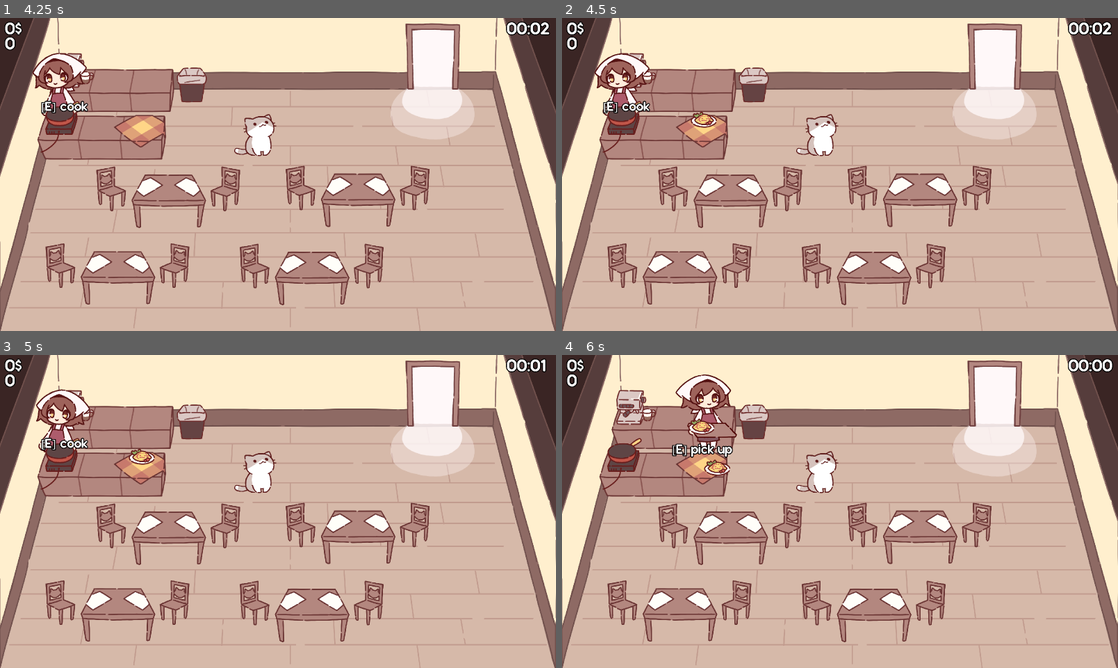
Above: before the commit, frames 1-4 (two rows, left to right).
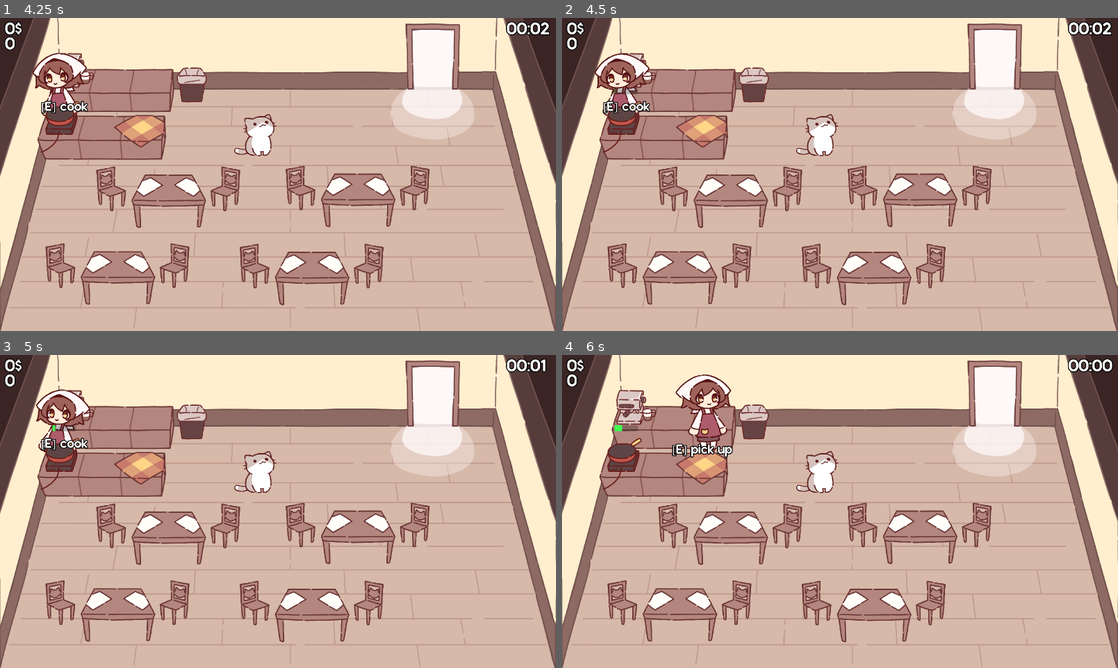
Above: after the commit, the same moments.

Repository: NuTrynity/Little-Cat-Cafe
Game: Godot game, scene res://Nodes/UI/main_menu.tscn
The game is run twice, just before and just after one commit, with the same random seed, the same clock (stepped at 60 frames per second) and the same inputs.
Inputs:
- Up to frame 1 (4.25 s): click "Play" at 0.5 s; hold E (interact) 1.28-2.03 s; hold W (move_up) 1.28-2.78 s; tap E (interact) at 2.1, 3.6 s; hold E (interact) 2.78-3.53 s; hold A (move_left) from 2.78 s (still down)
- Up to frame 2 (4.5 s): release A (move_left) at 4.28 s; hold S (move_down) from 4.28 s (still down); hold E (interact) from 4.28 s (still down)
- Up to frame 3 (5 s): keep holding S (move_down); keep holding E (interact)
- Up to frame 4 (6 s): release S (move_down) at 5.03 s; release E (interact) at 5.03 s; hold Right (move_right) 5.03-5.78 s; tap E (interact) at 5.1 s; hold W (move_up) from 5.78 s (still down); hold E (interact) from 5.78 s (still down)

Frame 1 is identical in both runs. In frame 2, 0.2% of the frame differs, in the area x 9-28%, y 22-36%; in frame 3, 0.2%; in frame 4, 0.6%, in the area x 9-32%, y 20-39%.

Commit message:
fixed meal position and added progress bar when cooking

Diff:
--- a/Nodes/ObjectNodes/coffee_machine.tscn
+++ b/Nodes/ObjectNodes/coffee_machine.tscn
@@ -1,8 +1,9 @@
-[gd_scene load_steps=5 format=3 uid="uid://yom2vulkaxjp"]
+[gd_scene load_steps=6 format=3 uid="uid://yom2vulkaxjp"]
 
 [ext_resource type="Script" path="res://Scripts/ObjectScripts/coffee_machine.gd" id="1_gqmvo"]
 [ext_resource type="Texture2D" uid="uid://bnnb00ku0tov" path="res://Sprites/coffee_machine.png" id="1_kbj0r"]
 [ext_resource type="PackedScene" uid="uid://838dejx73cqo" path="res://Nodes/Components/interation_area.tscn" id="2_c51e1"]
+[ext_resource type="PackedScene" uid="uid://clyltbvntfwx8" path="res://Nodes/UI/cooking_progress.tscn" id="4_5jrmp"]
 
 [sub_resource type="CapsuleShape2D" id="CapsuleShape2D_s075q"]
 radius = 83.0
@@ -21,3 +22,6 @@
 [node name="CollisionShape2D" type="CollisionShape2D" parent="InteractionArea"]
 position = Vector2(0, 41)
 shape = SubResource("CapsuleShape2D_s075q")
+
+[node name="CookingProgress" parent="." instance=ExtResource("4_5jrmp")]
+bar_max = 30.0
--- a/Nodes/ObjectNodes/fryPan.tscn
+++ b/Nodes/ObjectNodes/fryPan.tscn
@@ -1,8 +1,9 @@
-[gd_scene load_steps=5 format=3 uid="uid://cm422xf5fxbvw"]
+[gd_scene load_steps=6 format=3 uid="uid://cm422xf5fxbvw"]
 
 [ext_resource type="Texture2D" uid="uid://dl61tri8vf8b5" path="res://Sprites/fry pan.png" id="1_rwskh"]
 [ext_resource type="Script" path="res://Scripts/ObjectScripts/fryingpan.gd" id="1_xxv0c"]
 [ext_resource type="PackedScene" uid="uid://838dejx73cqo" path="res://Nodes/Components/interation_area.tscn" id="2_itw3e"]
+[ext_resource type="PackedScene" uid="uid://clyltbvntfwx8" path="res://Nodes/UI/cooking_progress.tscn" id="4_5f0mw"]
 
 [sub_resource type="CircleShape2D" id="CircleShape2D_h61jx"]
 radius = 81.1542
@@ -21,3 +22,6 @@
 [node name="CollisionShape2D" type="CollisionShape2D" parent="InteractionArea"]
 position = Vector2(-14, 71)
 shape = SubResource("CircleShape2D_h61jx")
+
+[node name="CookingProgress" parent="." instance=ExtResource("4_5f0mw")]
+bar_max = 50.0
--- /dev/null
+++ b/Nodes/UI/cooking_progress.tscn
@@ -0,0 +1,15 @@
+[gd_scene load_steps=3 format=3 uid="uid://clyltbvntfwx8"]
+
+[ext_resource type="Script" path="res://Scripts/UIScripts/CookingProgress.gd" id="1_uds0u"]
+
+[sub_resource type="StyleBoxFlat" id="StyleBoxFlat_r2k4l"]
+bg_color = Color(0.235294, 1, 0.309804, 1)
+
+[node name="CookingProgress" type="ProgressBar"]
+visible = false
+z_index = 1
+offset_right = 108.0
+offset_bottom = 27.0
+theme_override_styles/fill = SubResource("StyleBoxFlat_r2k4l")
+show_percentage = false
+script = ExtResource("1_uds0u")
--- a/Scripts/CharacterScripts/NPC.gd
+++ b/Scripts/CharacterScripts/NPC.gd
@@ -93,7 +93,6 @@
 			aiMvt.approach_target()
 			walk_animation()
 
-
 func sit_area_act_setup():
 	patience_timer_setup()
 	patience_bar.value = patience
@@ -160,8 +159,6 @@
 	eat_timer.one_shot = true
 	eat_timer.wait_time = 5
 	eat_timer.connect("timeout", _on_meal_finished)
-
-
 
 func _on_player_give_meal():
 	if GlobalScript.inventory[meal_i_want]["count"] > 0:
@@ -176,13 +173,18 @@
 		player_resources.money += GlobalScript.meal_types[meal_i_want]["price"]
 
 func grab_meal(meal):
+	var sit_area = aiMvt.target as SitArea
 	player_resources.carry_amt -= 1
 	meal.get_parent().remove_child(meal)
 	add_child(meal)
 	meal.global_position = self.global_position
 	meal.position.y -= 100
-	meal.position.x += 100
 	current_meal = meal
+
+	if sit_area.facing_left:
+		meal.position.x -= 100
+	else:
+		meal.position.x += 100
 
 '''
 func _on_chair_detector_area_entered(area):
--- a/Scripts/ObjectScripts/coffee_machine.gd
+++ b/Scripts/ObjectScripts/coffee_machine.gd
@@ -1,14 +1,37 @@
 extends Node2D
 
 @onready var interact_area =  $InteractionArea
+@onready var progress_bar = $CookingProgress
+@onready var brew_timer = Timer.new()
 
 var meal = preload("res://Nodes/Meals/cat_latte.tscn")
 var coffee_machine_sfx = load("res://Assets/SFX/coffee_espresso_machine.mp3")
+var is_brewing : bool = false
 
 func _ready():
 	interact_area.interact = Callable(self, "_on_interact")
+	progress_bar.progress_finish.connect(brew_coffee)
+	setup_timer()
+
+func setup_timer():
+	add_child(brew_timer)
+	brew_timer.one_shot = false
+	brew_timer.wait_time = 0.1
+	brew_timer.connect("timeout", increase_progress)
+
+func increase_progress():
+	progress_bar.value += 1
 
 func _on_interact():
+	if is_brewing == false:
+		brew_timer.start()
+		progress_bar.show()
+		AudioManager.play_sound(coffee_machine_sfx)
+		is_brewing = true
+	else:
+		print("let him cook!")
+
+func brew_coffee():
 	var tablecloth = get_tree().get_root().get_node("scene_0/KitchenCounter2/PickupTablecloth")
 	var placement_pts = tablecloth.get_node("PlacementPoints")
 
@@ -18,9 +41,10 @@
 			var food = meal.instantiate()
 			tablecloth.add_child(food)
 			point.add_item(food)
-			AudioManager.play_sound(coffee_machine_sfx)
 			GlobalScript.inventory[1]["count"] += 1
 			pickup_full = false
+			is_brewing = false
+			brew_timer.stop()
 
 			break
 	if pickup_full:
--- a/Scripts/ObjectScripts/fryingpan.gd
+++ b/Scripts/ObjectScripts/fryingpan.gd
@@ -1,14 +1,35 @@
 extends Node2D
 
 @onready var interact_area = $InteractionArea
+@onready var progress_bar = $CookingProgress
+@onready var cook_timer = Timer.new()
 
 var omurice = preload("res://Nodes/Meals/omurice.tscn")
 var cooking_sfx = load("res://Assets/SFX/pan-_frying.mp3")
 
 func _ready():
 	interact_area.interact = Callable(self, "_on_interaction")
+	progress_bar.progress_finish.connect(cook_meal)
+	setup_timer()
+
+func setup_timer():
+	add_child(cook_timer)
+	cook_timer.one_shot = false
+	cook_timer.wait_time = 0.1
+	cook_timer.connect("timeout", increase_progress)
 
 func _on_interaction():
+	if Input.is_action_pressed("interact"):
+		cook_timer.start()
+		progress_bar.show()
+	else:
+		cook_timer.stop()
+	AudioManager.play_sound(cooking_sfx)
+
+func increase_progress():
+	progress_bar.value += 1
+
+func cook_meal():
 	var tablecloth = get_tree().get_root().get_node("scene_0/KitchenCounter2/PickupTablecloth")
 	var placement_pts = tablecloth.get_node("PlacementPoints")
 
@@ -20,7 +41,8 @@
 			point.add_item(food)
 			GlobalScript.inventory[0]["count"] += 1
 			pickup_full = false
-			AudioManager.play_sound(cooking_sfx)
+			cook_timer.stop()
+
 			break
 	if pickup_full:
 		print("can't cook, pickup is full")
--- /dev/null
+++ b/Scripts/UIScripts/CookingProgress.gd
@@ -0,0 +1,17 @@
+extends ProgressBar
+
+signal progress_finish
+@export var bar_max : float #formula: 0.1 * 10 is 1 second
+@onready var parent = get_parent()
+
+func _ready():
+	max_value = bar_max
+	global_position = parent.global_position
+	global_position.y -= 164
+	global_position.x -= size.x / 2
+
+func _process(delta):
+	if value == max_value:
+		progress_finish.emit()
+		value = 0
+		hide()
